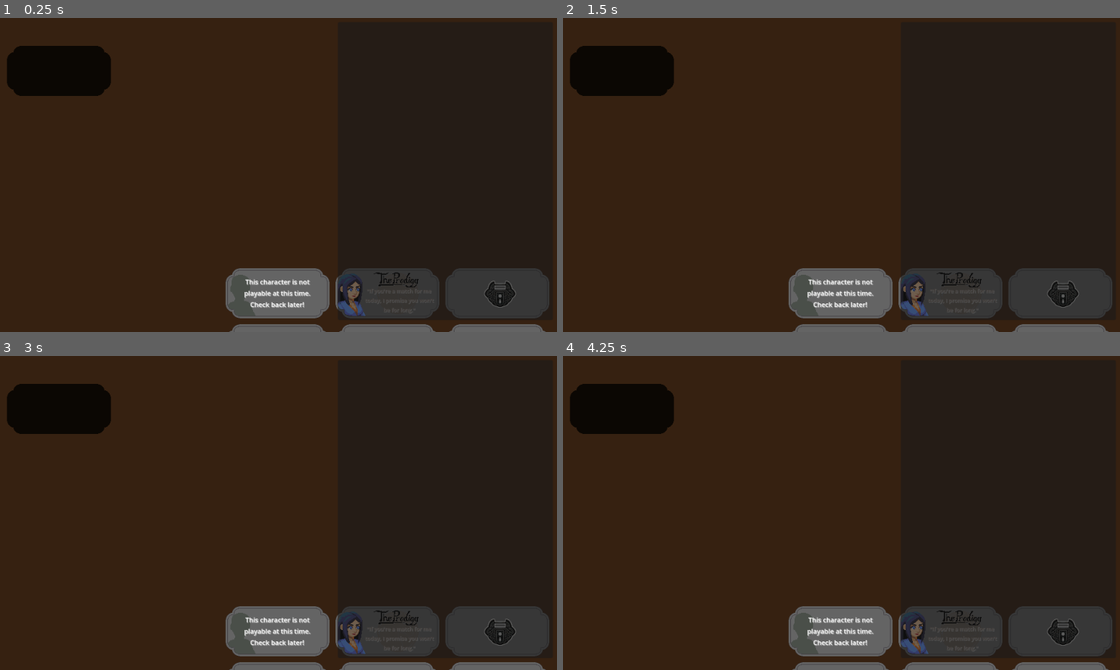
Above: before the commit, frames 1-4 (two rows, left to right).
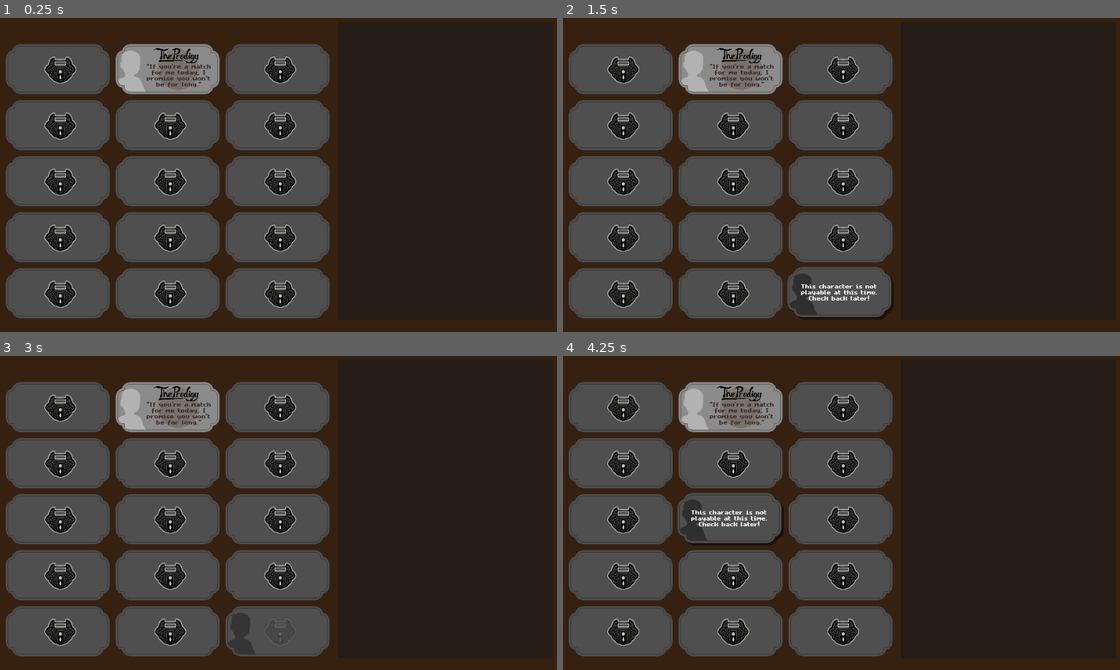
Above: after the commit, the same moments.

Repository: BoThompson/PMS
Game: Godot game, scene res://Scenes/character select.tscn
Same seed, same stepped clock (60 frames per second), same inputs: the game is played once before the commit and once after it. This scene is started directly instead of the project's main scene.
Inputs (mouse positions are in pixels of both pictures, inside the frame that each line leads up to):
- Up to frame 1 (0.25 s): no input
- Up to frame 2 (1.5 s): click (841, 294) at 0.52 s; click (841, 294) at 1.27 s
- Up to frame 3 (3 s): click (278, 632) at 2.02 s; tap Enter at 2.75 s; move the mouse to (406, 494) at 2.77 s; click (406, 494) at 2.92 s
- Up to frame 4 (4.25 s): tap Space at 3.5 s; move the mouse to (724, 525) at 3.52 s; click (724, 525) at 3.67 s

The runs differ from the first frame. In frame 1, 46% of the frame differs, in the area x 1-99%, y 8-100%; in frame 2, 47%; in frame 3, 46%; in frame 4, 46%.
Error before the commit: Parse Error: Could not find type "MatchBoard" in the current scope. (res://Scripts/GameManager.gd:3)

Commit message:
Animations for character select, updated text fonts, basic interaction with character select panels.

Diff:
--- a/Prefabs/character_select_panel.tscn
+++ b/Prefabs/character_select_panel.tscn
@@ -1,99 +1,129 @@
-[gd_scene load_steps=7 format=3 uid="uid://6h68q7txb0d6"]
+[gd_scene load_steps=11 format=3 uid="uid://6h68q7txb0d6"]
 
+[ext_resource type="Script" path="res://Scripts/CharacterSelectPanel.gd" id="1_0wxnq"]
 [ext_resource type="Texture2D" uid="uid://dh0ko2eu6m5td" path="res://Sprites/Character Plate.png" id="1_guiq0"]
-[ext_resource type="Script" path="res://Scenes/CharacterSelectPanel.gd" id="2_v1gf7"]
 [ext_resource type="Texture2D" uid="uid://bpcy4kk27jkdn" path="res://Sprites/Seals/Prodigy.png" id="3_abbiu"]
 [ext_resource type="Texture2D" uid="uid://m1s5dg3yo474" path="res://Sprites/Titles/Prodigy.png" id="4_xcgvq"]
-[ext_resource type="Texture2D" uid="uid://q47hydsf8rra" path="res://Sprites/Portraits/Prodigy.png" id="5_ds475"]
+[ext_resource type="FontFile" uid="uid://3x1abt1jgvne" path="res://Fonts/GodsendPro.ttf" id="5_y8k1c"]
 [ext_resource type="Texture2D" uid="uid://c2fpg3ppj5ckk" path="res://Sprites/Character Locked.png" id="6_0407a"]
+[ext_resource type="FontFile" uid="uid://qusa5odd3rt0" path="res://Fonts/MatchupPro.ttf" id="6_lkfh3"]
+[ext_resource type="Texture2D" uid="uid://d1clhs11d1a7l" path="res://Sprites/Portraits/Blank.png" id="7_pmxwf"]
 
-[node name="Control" type="Control"]
+[sub_resource type="LabelSettings" id="LabelSettings_wsohl"]
+line_spacing = -3.0
+font = ExtResource("6_lkfh3")
+font_color = Color(0.341176, 0.243137, 0.243137, 1)
+
+[sub_resource type="LabelSettings" id="LabelSettings_fabno"]
+line_spacing = -3.0
+font = ExtResource("6_lkfh3")
+
+[node name="Character Select Panel" type="Control"]
 layout_mode = 3
 anchors_preset = 0
-offset_right = 40.0
-offset_bottom = 40.0
+offset_right = 174.0
+offset_bottom = 84.0
+script = ExtResource("1_0wxnq")
+
+[node name="Shadow" type="TextureRect" parent="."]
+modulate = Color(0, 0, 0, 0.470588)
+layout_mode = 0
+offset_right = 174.0
+offset_bottom = 84.0
+mouse_filter = 2
+texture = ExtResource("1_guiq0")
 
 [node name="Button" type="TextureButton" parent="."]
-self_modulate = Color(0.505882, 0.505882, 0.505882, 1)
-offset_left = 368.0
-offset_top = 376.0
-offset_right = 542.0
-offset_bottom = 460.0
+layout_mode = 0
+offset_right = 174.0
+offset_bottom = 84.0
 texture_normal = ExtResource("1_guiq0")
-script = ExtResource("2_v1gf7")
 
 [node name="Seal" type="TextureRect" parent="."]
-visible = false
 modulate = Color(0.635294, 0.635294, 0.635294, 0.27451)
 layout_mode = 0
-offset_left = 438.0
-offset_top = 384.0
-offset_right = 507.0
-offset_bottom = 453.0
+offset_left = 70.0
+offset_top = 8.0
+offset_right = 139.0
+offset_bottom = 77.0
 mouse_filter = 2
 texture = ExtResource("3_abbiu")
 
 [node name="Title" type="TextureRect" parent="."]
-visible = false
 layout_mode = 0
-offset_left = 432.0
-offset_top = 383.0
-offset_right = 507.0
-offset_bottom = 408.0
+offset_left = 64.0
+offset_top = 7.0
+offset_right = 139.0
+offset_bottom = 32.0
 mouse_filter = 2
 texture = ExtResource("4_xcgvq")
 
 [node name="Quote" type="Label" parent="."]
-visible = false
 layout_mode = 0
-offset_left = 415.0
-offset_top = 407.0
-offset_right = 535.0
-offset_bottom = 458.0
-theme_override_colors/font_color = Color(0.478431, 0.423529, 0.392157, 1)
+offset_left = 41.0
+offset_top = 30.0
+offset_right = 171.0
+offset_bottom = 95.0
+theme_override_colors/font_color = Color(0.301961, 0.262745, 0.239216, 1)
 theme_override_colors/font_shadow_color = Color(0.643137, 0.643137, 0.643137, 1)
 theme_override_colors/font_outline_color = Color(0, 0, 0, 1)
 theme_override_constants/shadow_offset_x = 1
 theme_override_constants/shadow_offset_y = 1
-theme_override_font_sizes/font_size = 9
+theme_override_fonts/font = ExtResource("5_y8k1c")
+theme_override_font_sizes/font_size = 16
 text = "\"If you're a match for me today, I promise you won't be for long.\""
+label_settings = SubResource("LabelSettings_wsohl")
 horizontal_alignment = 1
 autowrap_mode = 2
 
 [node name="Portrait" type="TextureRect" parent="."]
-visible = false
 layout_mode = 0
-offset_left = 370.0
-offset_top = 362.0
-offset_right = 434.0
-offset_bottom = 458.0
+offset_left = 2.0
+offset_top = -14.0
+offset_right = 66.0
+offset_bottom = 82.0
 mouse_filter = 2
-texture = ExtResource("5_ds475")
+texture = ExtResource("7_pmxwf")
 
 [node name="Requirement" type="Label" parent="."]
-visible = false
+modulate = Color(1, 1, 1, 0)
 texture_filter = 1
 layout_mode = 0
-offset_left = 383.0
-offset_top = 380.0
-offset_right = 527.0
-offset_bottom = 456.0
+offset_left = 15.0
+offset_top = 15.0
+offset_right = 159.0
+offset_bottom = 69.0
 theme_override_colors/font_color = Color(1, 1, 1, 1)
 theme_override_colors/font_shadow_color = Color(0.643137, 0.643137, 0.643137, 1)
 theme_override_colors/font_outline_color = Color(0, 0, 0, 1)
 theme_override_constants/shadow_offset_x = 1
 theme_override_constants/shadow_offset_y = 1
-theme_override_font_sizes/font_size = 11
+theme_override_fonts/font = ExtResource("5_y8k1c")
+theme_override_font_sizes/font_size = 16
 text = "This character is not playable at this time. Check back later!"
+label_settings = SubResource("LabelSettings_fabno")
 horizontal_alignment = 1
 vertical_alignment = 1
 autowrap_mode = 2
 
 [node name="Lock" type="TextureRect" parent="."]
+modulate = Color(1, 1, 1, 0)
 layout_mode = 0
-offset_left = 433.0
-offset_top = 397.0
-offset_right = 486.0
-offset_bottom = 442.0
+offset_left = 65.0
+offset_top = 21.0
+offset_right = 118.0
+offset_bottom = 66.0
 mouse_filter = 2
 texture = ExtResource("6_0407a")
+
+[node name="Dimmer" type="TextureRect" parent="."]
+modulate = Color(0, 0, 0, 0.470588)
+layout_mode = 0
+offset_right = 174.0
+offset_bottom = 84.0
+mouse_filter = 2
+texture = ExtResource("1_guiq0")
+
+[connection signal="mouse_entered" from="Button" to="." method="_on_mouse_entered"]
+[connection signal="mouse_exited" from="Button" to="." method="_on_mouse_exited"]
+[connection signal="pressed" from="Button" to="." method="_on_selected"]
--- a/Scenes/character select.tscn
+++ b/Scenes/character select.tscn
@@ -1,8 +1,6 @@
-[gd_scene load_steps=4 format=3 uid="uid://bj6cwp58v37kk"]
+[gd_scene load_steps=2 format=3 uid="uid://bj6cwp58v37kk"]
 
-[ext_resource type="Texture2D" uid="uid://dh0ko2eu6m5td" path="res://Sprites/Character Plate.png" id="1_dym86"]
-[ext_resource type="PackedScene" uid="uid://clwe01igdnvgq" path="res://Prefabs/character_select_panel.tscn" id="1_efe7y"]
-[ext_resource type="Texture2D" uid="uid://d1clhs11d1a7l" path="res://Sprites/Portraits/Blank.png" id="2_eh33i"]
+[ext_resource type="PackedScene" uid="uid://6h68q7txb0d6" path="res://Prefabs/character_select_panel.tscn" id="1_efe7y"]
 
 [node name="Control" type="Control"]
 layout_mode = 3
@@ -11,6 +9,7 @@
 anchor_bottom = 1.0
 grow_horizontal = 2
 grow_vertical = 2
+mouse_filter = 2
 
 [node name="ColorRect" type="ColorRect" parent="."]
 layout_mode = 0
@@ -24,14 +23,7 @@
 offset_top = 60.0
 offset_right = 570.0
 offset_bottom = 530.0
-
-[node name="TextureRect" type="TextureRect" parent="Characters"]
-self_modulate = Color(0, 0, 0, 0.788235)
-layout_mode = 0
-offset_left = 6.0
-offset_right = 180.0
-offset_bottom = 84.0
-texture = ExtResource("1_dym86")
+mouse_filter = 2
 
 [node name="The Novice" parent="Characters" instance=ExtResource("1_efe7y")]
 layout_mode = 0
@@ -39,39 +31,21 @@
 offset_top = -3.0
 offset_right = 178.0
 offset_bottom = 81.0
+title = "Novice"
+locked = true
 
-[node name="Portrait" parent="Characters/The Novice" index="3"]
-visible = true
+[node name="Portrait" parent="Characters/The Novice" index="5"]
 self_modulate = Color(0.290196, 0.309804, 0.286275, 1)
-texture = ExtResource("2_eh33i")
-
-[node name="Requirement" parent="Characters/The Novice" index="4"]
-visible = true
-
-[node name="Lock" parent="Characters/The Novice" index="5"]
-visible = false
 
 [node name="The Prodigy" parent="Characters" instance=ExtResource("1_efe7y")]
-self_modulate = Color(1, 1, 1, 1)
 layout_mode = 0
 offset_left = 188.0
 offset_top = -3.0
 offset_right = 362.0
 offset_bottom = 81.0
+title = "Prodigy"
 
-[node name="Seal" parent="Characters/The Prodigy" index="0"]
-visible = true
-
-[node name="Title" parent="Characters/The Prodigy" index="1"]
-visible = true
-
-[node name="Quote" parent="Characters/The Prodigy" index="2"]
-visible = true
-
-[node name="Portrait" parent="Characters/The Prodigy" index="3"]
-visible = true
-
-[node name="Lock" parent="Characters/The Prodigy" index="5"]
+[node name="Lock" parent="Characters/The Prodigy" index="7"]
 visible = false
 
 [node name="The3" parent="Characters" instance=ExtResource("1_efe7y")]
@@ -80,6 +54,7 @@
 offset_top = -3.0
 offset_right = 546.0
 offset_bottom = 81.0
+locked = true
 
 [node name="The4" parent="Characters" instance=ExtResource("1_efe7y")]
 layout_mode = 0
@@ -87,6 +62,7 @@
 offset_top = 91.0
 offset_right = 178.0
 offset_bottom = 175.0
+locked = true
 
 [node name="The5" parent="Characters" instance=ExtResource("1_efe7y")]
 layout_mode = 0
@@ -94,6 +70,7 @@
 offset_top = 91.0
 offset_right = 362.0
 offset_bottom = 175.0
+locked = true
 
 [node name="The6" parent="Characters" instance=ExtResource("1_efe7y")]
 layout_mode = 0
@@ -101,6 +78,7 @@
 offset_top = 91.0
 offset_right = 546.0
 offset_bottom = 175.0
+locked = true
 
 [node name="The7" parent="Characters" instance=ExtResource("1_efe7y")]
 layout_mode = 0
@@ -108,6 +86,7 @@
 offset_top = 185.0
 offset_right = 178.0
 offset_bottom = 269.0
+locked = true
 
 [node name="The8" parent="Characters" instance=ExtResource("1_efe7y")]
 layout_mode = 0
@@ -115,6 +94,7 @@
 offset_top = 185.0
 offset_right = 362.0
 offset_bottom = 269.0
+locked = true
 
 [node name="The9" parent="Characters" instance=ExtResource("1_efe7y")]
 layout_mode = 0
@@ -122,6 +102,7 @@
 offset_top = 185.0
 offset_right = 546.0
 offset_bottom = 269.0
+locked = true
 
 [node name="The10" parent="Characters" instance=ExtResource("1_efe7y")]
 layout_mode = 0
@@ -129,6 +110,7 @@
 offset_top = 279.0
 offset_right = 178.0
 offset_bottom = 363.0
+locked = true
 
 [node name="The11" parent="Characters" instance=ExtResource("1_efe7y")]
 layout_mode = 0
@@ -136,6 +118,7 @@
 offset_top = 279.0
 offset_right = 362.0
 offset_bottom = 363.0
+locked = true
 
 [node name="The12" parent="Characters" instance=ExtResource("1_efe7y")]
 layout_mode = 0
@@ -143,6 +126,7 @@
 offset_top = 279.0
 offset_right = 546.0
 offset_bottom = 363.0
+locked = true
 
 [node name="The13" parent="Characters" instance=ExtResource("1_efe7y")]
 layout_mode = 0
@@ -150,6 +134,7 @@
 offset_top = 373.0
 offset_right = 178.0
 offset_bottom = 457.0
+locked = true
 
 [node name="The14" parent="Characters" instance=ExtResource("1_efe7y")]
 layout_mode = 0
@@ -157,6 +142,7 @@
 offset_top = 373.0
 offset_right = 362.0
 offset_bottom = 457.0
+locked = true
 
 [node name="The15" parent="Characters" instance=ExtResource("1_efe7y")]
 layout_mode = 0
@@ -164,6 +150,7 @@
 offset_top = 373.0
 offset_right = 546.0
 offset_bottom = 457.0
+locked = true
 
 [node name="Details" type="Panel" parent="."]
 layout_mode = 0
@@ -174,3 +161,4 @@
 
 [editable path="Characters/The Novice"]
 [editable path="Characters/The Prodigy"]
+[editable path="Characters/The3"]
--- a/Scripts/CharacterSelectPanel.gd
+++ b/Scripts/CharacterSelectPanel.gd
@@ -1,11 +1,85 @@
-extends TextureButton
+extends Control
 
-
+@export var title : String
+@export var locked : bool
+var tween : Tween
+var start_position : Vector2
 # Called when the node enters the scene tree for the first time.
 func _ready():
+	start_position = position
+	if locked:
+		$Button.modulate = Color(.4, .4, .4, 1)
+	set_passive()
 	pass # Replace with function body.
+
+func _on_mouse_entered():
+	if tween:
+		tween.stop()
+		set_passive()
+	tween = create_tween()
+	tween.set_parallel()
+	tween.tween_property(self, "position", start_position + Vector2(-2, -2), .2)
+	tween.tween_property($Shadow, "position", Vector2(4, 4), .2)
+	if locked:
+		tween.tween_property($Lock, "modulate:a", 0, .1)
+		var second = tween.chain()
+		second.tween_property($Requirement, "modulate:a", 1, .1)
+		second.tween_property($Portrait, "modulate", Color(0,0,0, .4), .1)
+	else:
+		tween.tween_property($Dimmer, "modulate:a", 0, .2)
+
+func _on_mouse_exited():
+	if tween:
+		tween.stop()
+		set_active()
+	tween = create_tween()
+	tween.set_parallel()
+	tween.tween_property(self, "position", start_position, .2)
+	tween.tween_property($Shadow, "position", Vector2.ZERO, .2)
+	if locked:
+		tween.tween_property($Requirement, "modulate:a", 0, .1)
+		var second = tween.chain()
+		second.tween_property($Lock, "modulate:a", 1, .1)
+		second.tween_property($Portrait, "modulate", Color(0,0,0, 0), .1)
+	else:
+		tween.tween_property($Dimmer, "modulate:a", .3, .2)
+
+func set_active():
+	$Lock.modulate.a = 0
+	self.position = start_position + Vector2(-2, -2)
+	$Shadow.position = Vector2(4, 4)
+	if locked:
+		$Requirement.modulate.a = 1
+		$Portrait.modulate = Color(0,0,0,.4)
+	else:
+		$Requirement.modulate.a = 0
+		$Seal.modulate.a = .3
+		$Title.modulate.a = 1
+		$Portrait.modulate.a = 1
+		$Quote.modulate.a = 1
+		$Dimmer.modulate.a = 0
+
+func set_passive():
+	self.position = start_position
+	$Shadow.position = Vector2(0, 0)
+	if locked:
+		$Lock.modulate.a = 1
+		$Requirement.modulate.a = 0
+		$Seal.modulate.a = 0
+		$Title.modulate.a = 0
+		$Portrait.modulate = Color(0,0,0,0)
+		$Quote.modulate.a = 0
+		$Dimmer.modulate.a = 0
+	else:
+		$Lock.modulate.a = 0
+		$Dimmer.modulate.a = .3
 
 
 # Called every frame. 'delta' is the elapsed time since the previous frame.
 func _process(delta):
 	pass
+
+
+func _on_selected():
+	print(title + " selected.")
+	pass # Replace with function body.
--- a/Scripts/GameManager.gd
+++ b/Scripts/GameManager.gd
@@ -1,7 +1,7 @@
 extends Node
 
-var playerBoard : MatchBoard
-var oppBoard : MatchBoard
+var playerField : EnergyField
+var oppField : EnergyField
 
 var playerResourceBoard : ResourceBoard
 var oppResourceBoard : ResourceBoard
@@ -36,7 +36,7 @@
 	resources[1].fill(0)
 
 func reset_player_board():
-	playerBoard.reset()
+	playerField.reset()
 
 func add_resource(resource, amt, player):
 	if player:
@@ -57,9 +57,9 @@
 # Called every frame. 'delta' is the elapsed time since the previous frame.
 func _process(_delta):
 	if Input.is_mouse_button_pressed(MOUSE_BUTTON_RIGHT):
-		for orb in playerBoard.get_children():
+		for orb in playerField.get_children():
 			var c = orb.coordinate
-			var oo = playerBoard.orbs[c.x][c.y]
+			var oo = playerField.orbs[c.x][c.y]
 			if oo != null:
 				var oc = oo.coordinate
 				if c != oc:
--- a/project.godot
+++ b/project.godot
@@ -27,6 +27,10 @@
 window/size/initial_position_type=2
 window/stretch/mode="viewport"
 
+[gui]
+
+theme/default_font_antialiasing=0
+
 [rendering]
 
 renderer/rendering_method="mobile"
Binary file added: Fonts/CompassPro.ttf
Not shown, added: Fonts/CompassPro.ttf.import
Binary file added: Fonts/Efforts.ttf
Not shown, added: Fonts/Efforts.ttf.import
Binary file added: Fonts/Eighties.ttf
Not shown, added: Fonts/Eighties.ttf.import
Binary file added: Fonts/EquipmentPro.ttf
Not shown, added: Fonts/EquipmentPro.ttf.import
Binary file added: Fonts/ExpressionPro.ttf
Not shown, added: Fonts/ExpressionPro.ttf.import
Binary file added: Fonts/FutilePro.ttf
Not shown, added: Fonts/FutilePro.ttf.import
(and 18 more such lines)
